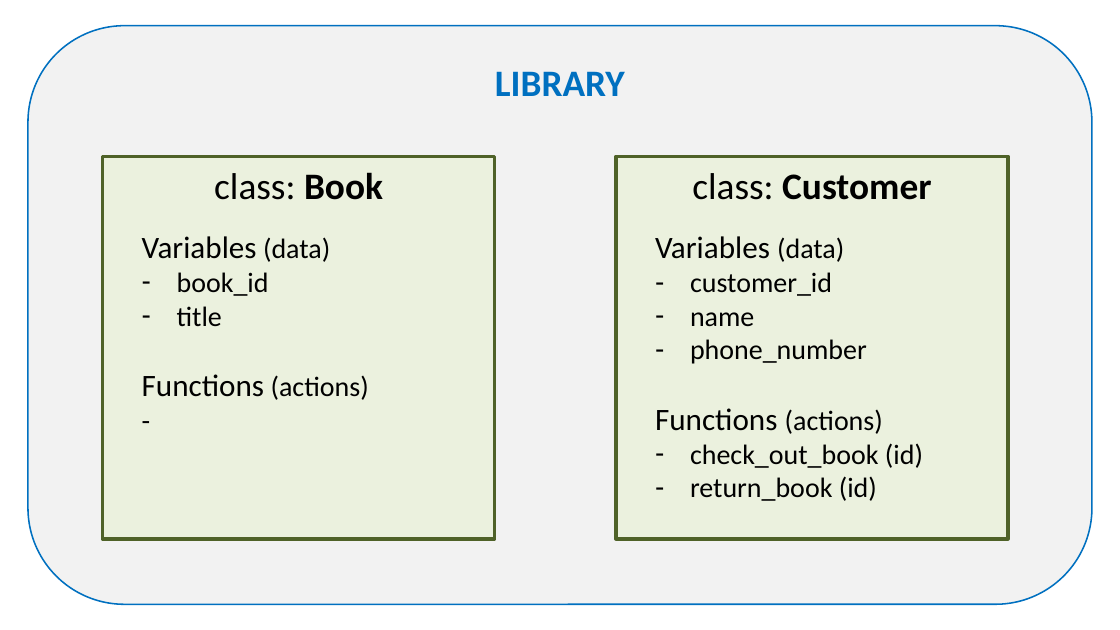
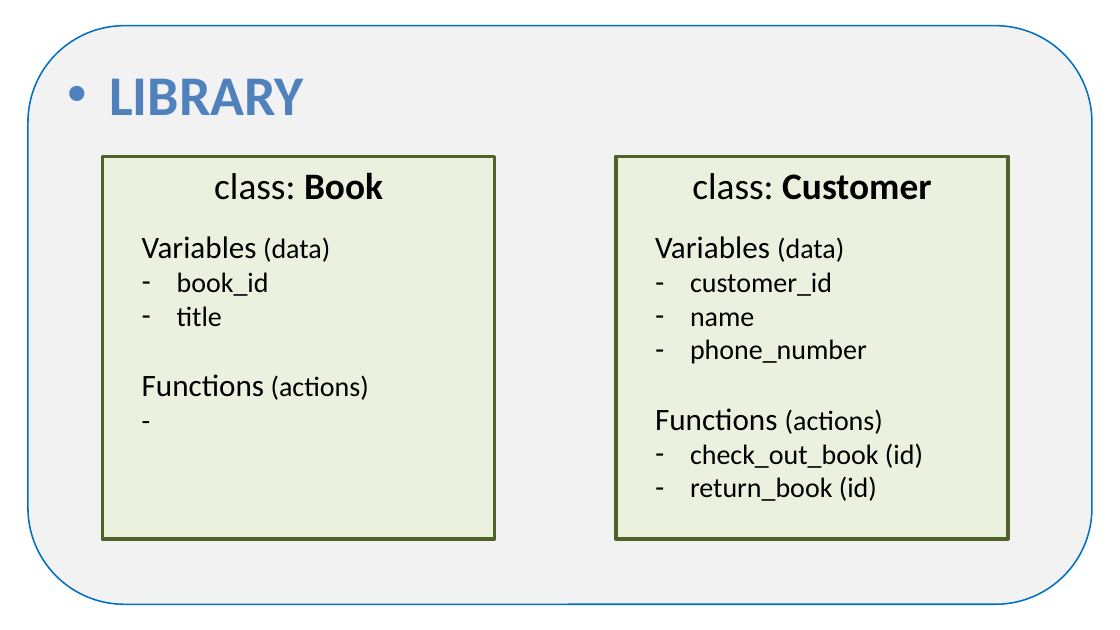
Before and after one commit to julienPalleau/Udemy, a slide deck: slide 55 of PythonParLaPratique 101 exercices/Python in 90 minutes [Enregistrement automatique].pptx (slide 54 before the commit). Drawn at 1120x630 pixels with LibreOffice and Linux fonts; fonts in the diff are those of the drawing. Boxes give left, top, right and bottom in pixels: in the first picture for what was removed or moved away, otherwise in the second. Text is boxed around its words. In the diff, an @@ line names an element or a change of style, - is before the commit and + after.

```diff
--- a/PythonParLaPratique 101 exercices/Python in 90 minutes [Enregistrement automatique].pptx
+++ b/PythonParLaPratique 101 exercices/Python in 90 minutes [Enregistrement automatique].pptx
@@ rounded rectangle "LIBRARY" at (28, 26, 1092, 605): size 24 to 36 pt, text colour #0070C0 to #4F81BD; alignment centre to left; bullet none to •; more space between paragraphs @@
```
Also in this commit, not shown: 49 other slides changed, 1 slide added, 4 other files.
